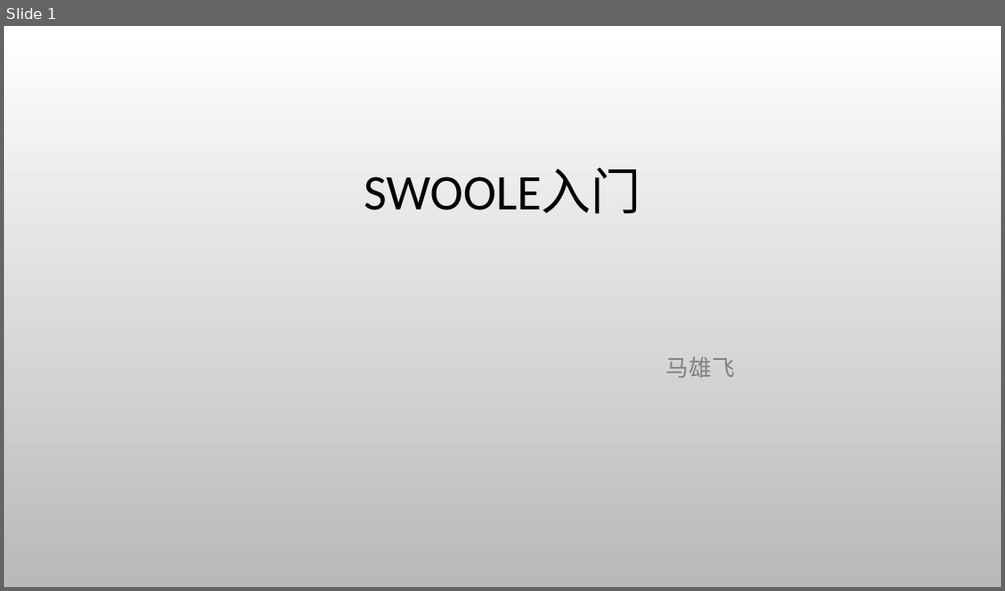
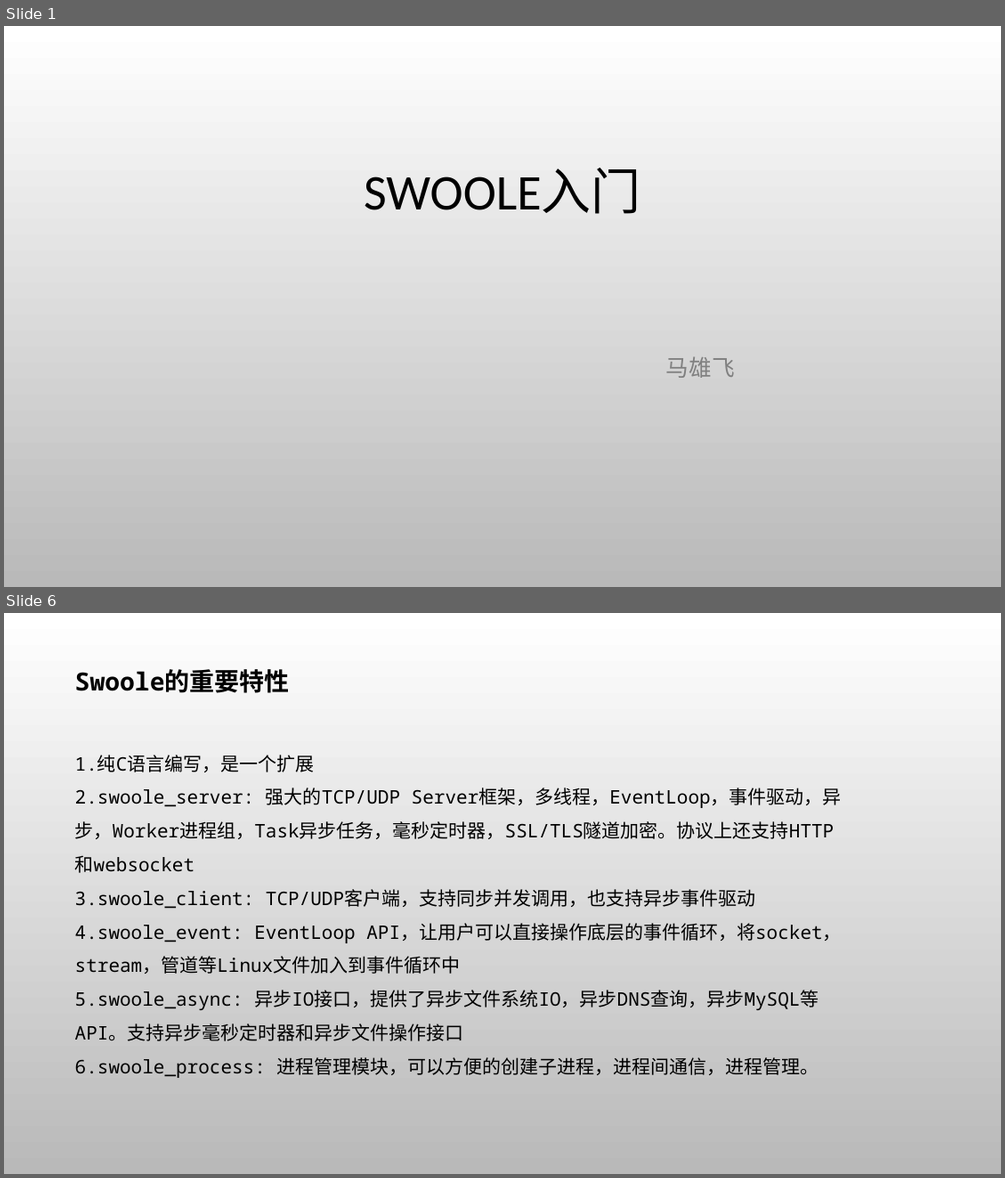
Before and after one commit to zhimma/swoole-demo, a slide deck: swoole.pptx. Shown one above the other, each under a label of ours: slide 1 before the commit, slides 1 and 6 after it; the slides between them are not shown. The pictures are 1005x591 and 1005x1178 pixels, drawn with LibreOffice and Linux fonts; fonts in the diff are those of the drawing; background and template pictures are left out. Boxes give left, top, right and bottom in pixels: in the first picture for what was removed or moved away, otherwise in the second. Text is boxed around its words. In the diff, an @@ line names an element or a change of style, - is before the commit and + after.

Commit message:
异步mysql测试

```diff
--- a/swoole.pptx
+++ b/swoole.pptx
@@ slide 6 added at (4, 613, 1001, 1174), background gradient #FFFFFF to #B9B9B9 @@
@@ text added at (75, 669, 841, 1078), 18 pt, text #000000 @@
+Swoole的重要特性
+1.纯C语言编写，是一个扩展
+2.swoole_server: 强大的TCP/UDP Server框架，多线程，EventLoop，事件驱动，异步，Worker进程组，Task异步任务，毫秒定时器，SSL/TLS隧道加密。协议上还支持HTTP和websocket
+3.swoole_client: TCP/UDP客户端，支持同步并发调用，也支持异步事件驱动
+4.swoole_event: EventLoop API，让用户可以直接操作底层的事件循环，将socket，stream，管道等Linux文件加入到事件循环中
+5.swoole_async: 异步IO接口，提供了异步文件系统IO，异步DNS查询，异步MySQL等API。支持异步毫秒定时器和异步文件操作接口
+6.swoole_process: 进程管理模块，可以方便的创建子进程，进程间通信，进程管理。
```
Also in this commit, not shown: 6 slides changed, 5 other files.
